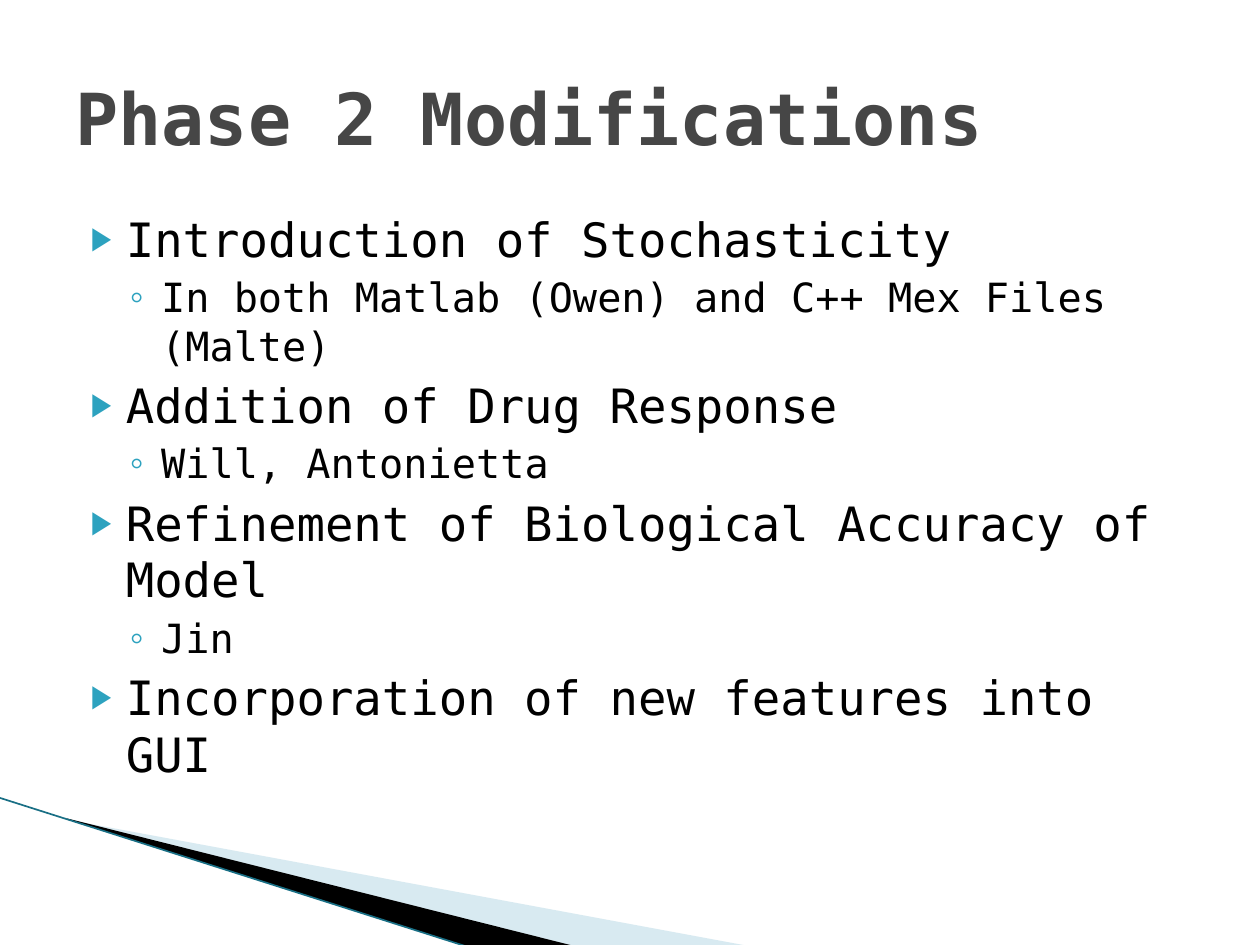
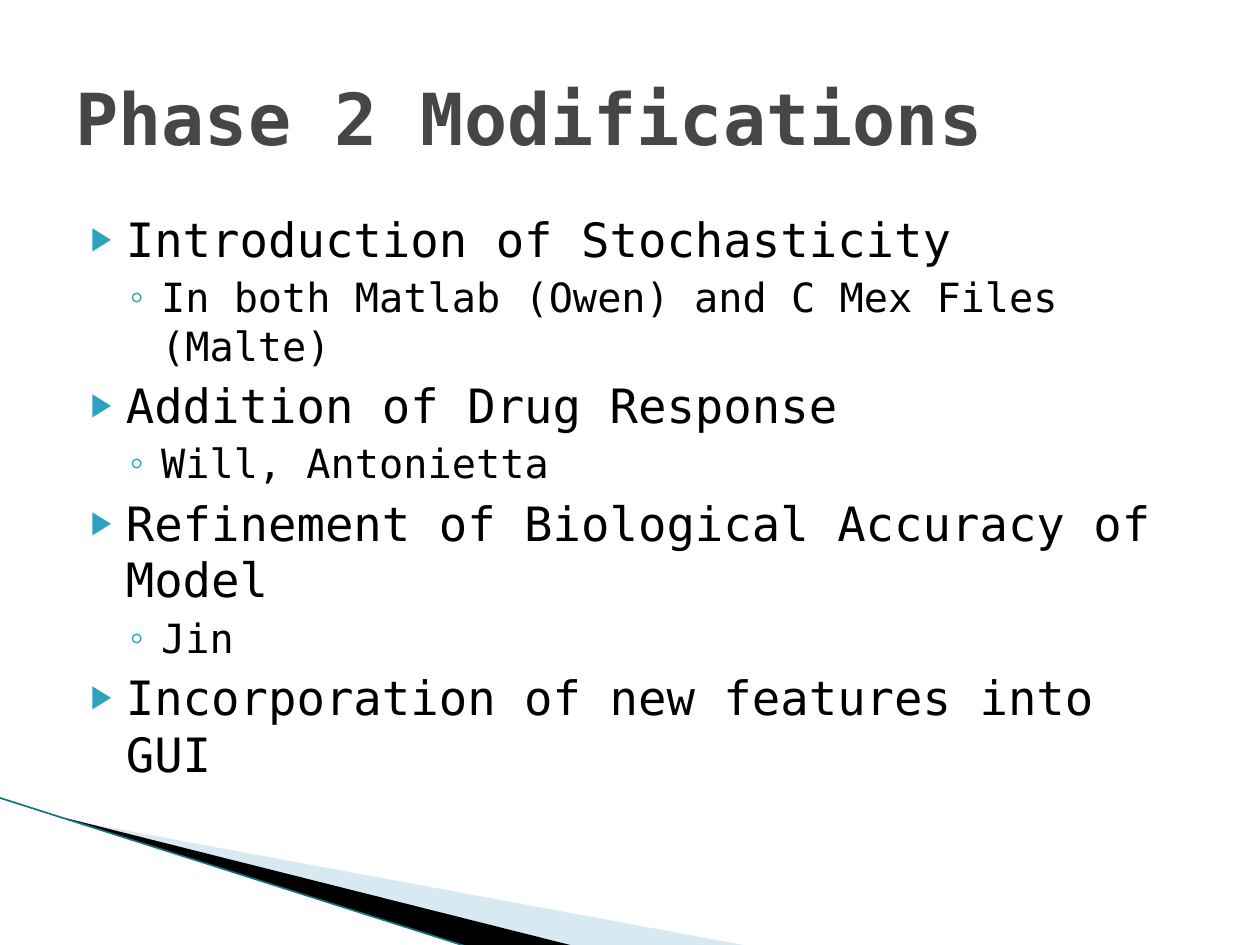
Before and after one commit to jleem10/GroupD_Phase2, a slide deck: slide 6 of Presentation.pptx. Drawn at 1260x945 pixels with LibreOffice and Linux fonts; fonts in the diff are those of the drawing; background and template pictures are left out. Boxes give left, top, right and bottom in pixels: in the first picture for what was removed or moved away, otherwise in the second. Text is boxed around its words. In the diff, an @@ line names an element or a change of style, - is before the commit and + after.

```diff
--- a/Presentation.pptx
+++ b/Presentation.pptx
@@ text at box(161, 281, 1058, 367): text changed @@
-  ◦ In both Matlab (Owen) and C++ Mex Files (Malte)
+  ◦ In both Matlab (Owen) and C Mex Files (Malte)
```
Also in this commit, not shown: 1 slide added, 3 other files.
